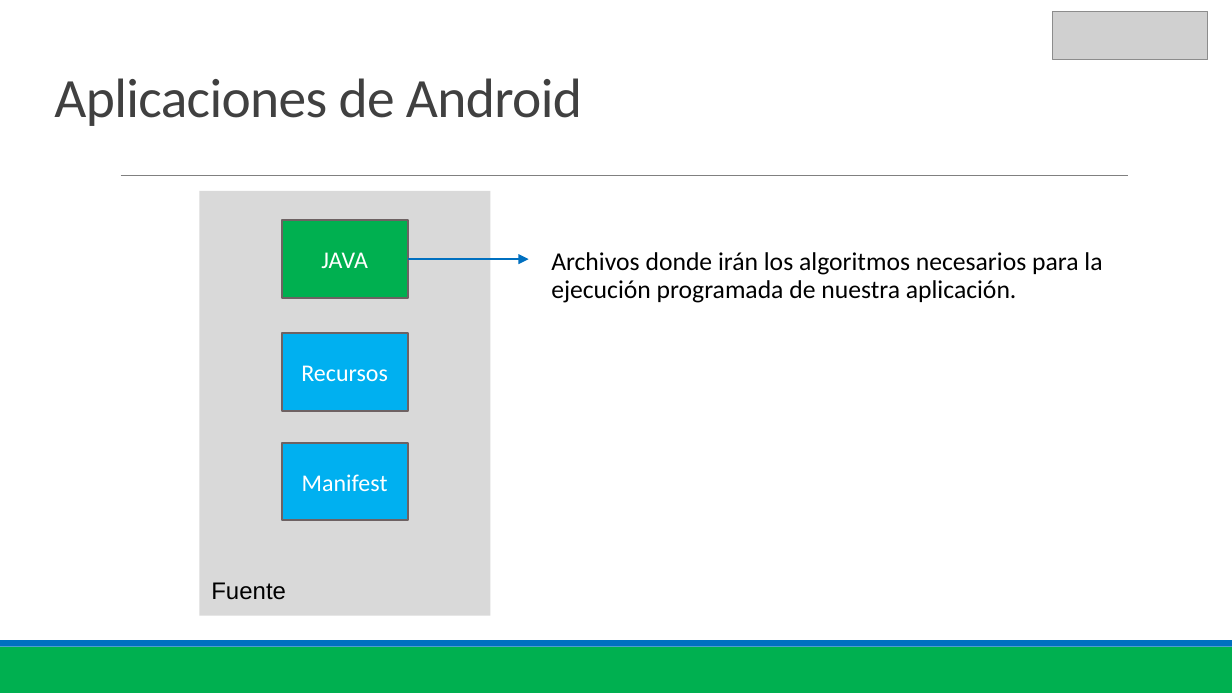
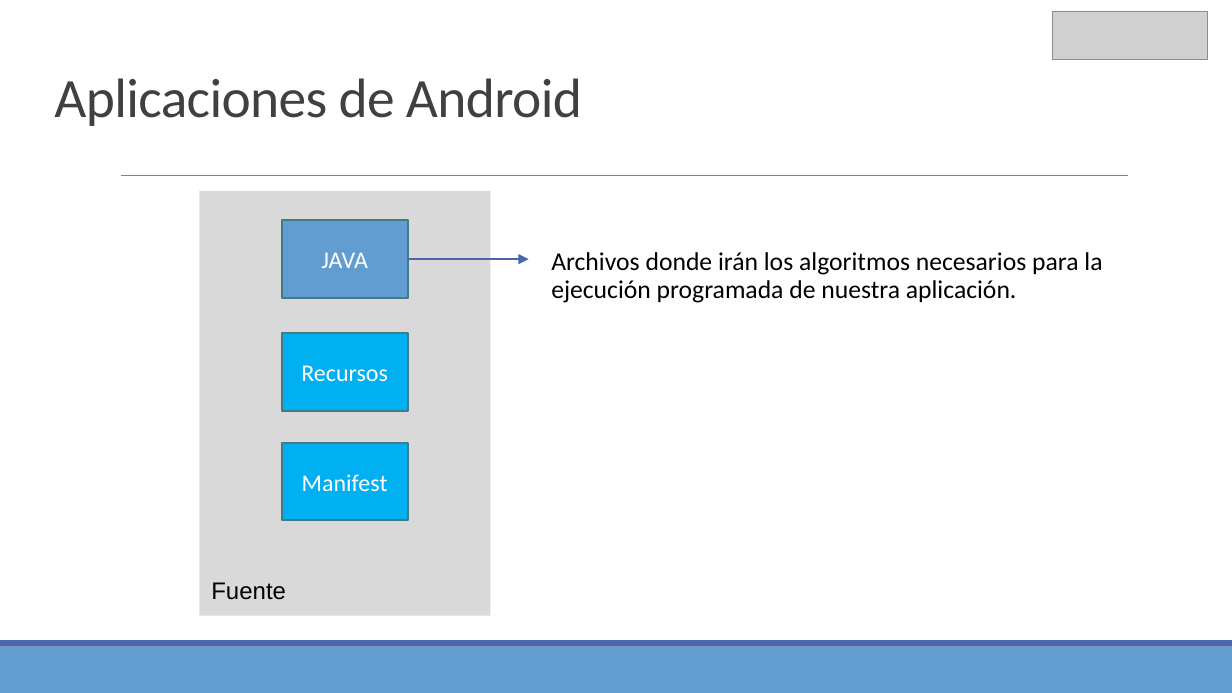
Before and after one commit to Domiciano/AppMoviles191, a slide deck: slide 19 of Clase 1/Clase 1.pptx (slide 18 before the commit). Drawn at 1232x693 pixels with LibreOffice and Linux fonts; fonts in the diff are those of the drawing; grey boxes stand for pictures. Boxes give left, top, right and bottom in pixels: in the first picture for what was removed or moved away, otherwise in the second. Text is boxed around its words. In the diff, an @@ line names an element or a change of style, - is before the commit and + after.

```diff
--- a/Clase 1/Clase 1.pptx
+++ b/Clase 1/Clase 1.pptx
@@ rectangle "JAVA" at bbox=[282, 221, 408, 298]: fill #00B050 to #629DD1; outline #6E6263 1.25 pt to #417B85 1.25 pt @@
@@ arrow (408, 259) - (529, 259): stroke #0070C0 1 pt to #4A66AC 1 pt @@
@@ rectangle "Recursos" at bbox=[282, 333, 408, 410]: outline #6E6263 1.25 pt to #417B85 1.25 pt @@
@@ rectangle "Manifest" at bbox=[282, 444, 408, 521]: outline #6E6263 1.25 pt to #417B85 1.25 pt @@
@@ rectangle at bbox=[0, 647, 1232, 693]: fill #00B050 to #629DD1 @@
@@ rectangle at bbox=[0, 641, 1232, 647]: fill #0070C0 to #4A66AC @@
```
Also in this commit, not shown: 35 other slides changed, 1 slide added, 1 other file.
